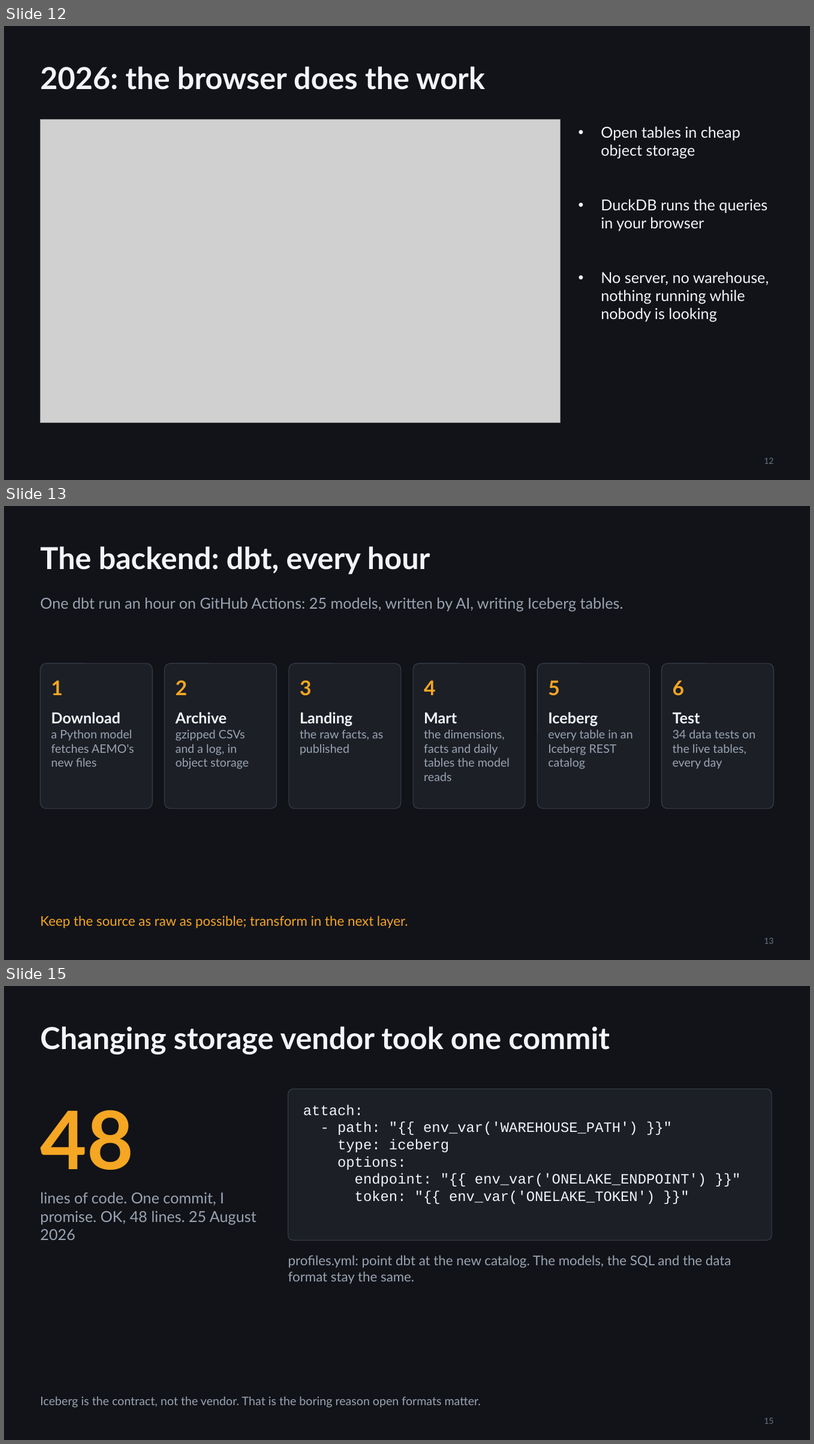
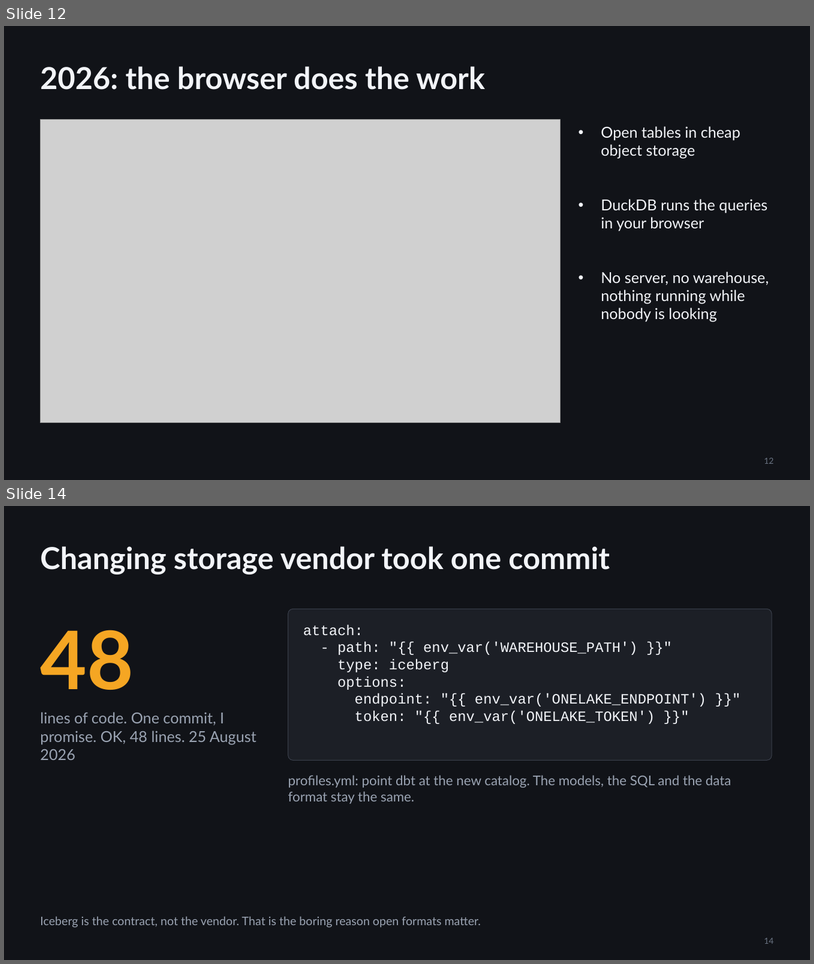
Before and after one commit to djouallah/presentations, a slide deck: analytics-as-code/analytics-as-code.pptx. Shown one above the other, each under a label of ours: slides 12, 13 and 15 before the commit, slides 12 and 14 after it; the slides between them are not shown. The pictures are 814x1444 and 814x964 pixels, drawn with LibreOffice and Linux fonts; fonts in the diff are those of the drawing; grey boxes stand for pictures. Boxes give left, top, right and bottom in pixels: in the first picture for what was removed or moved away, otherwise in the second. Text is boxed around its words. In the diff, an @@ line names an element or a change of style, - is before the commit and + after.

```diff
--- a/analytics-as-code/analytics-as-code.pptx
+++ b/analytics-as-code/analytics-as-code.pptx
@@ slide 13 removed at (4, 506, 810, 960), background #111318 @@
@@ title removed at (40, 546, 431, 574) @@
-The backend: dbt, every hour
@@ text removed at (40, 597, 624, 611) @@
-One dbt run an hour on GitHub Actions: 25 models, written by AI, writing Iceberg tables.
@@ rounded rectangle removed at (40, 663, 153, 808) @@
@@ rounded rectangle removed at (165, 663, 278, 808) @@
@@ rounded rectangle removed at (289, 663, 401, 808) @@
@@ rounded rectangle removed at (414, 663, 526, 808) @@
@@ rounded rectangle removed at (537, 663, 650, 808) @@
@@ rounded rectangle removed at (662, 663, 775, 808) @@
@@ text removed at (51, 680, 63, 695) @@
-1
@@ text removed at (176, 680, 187, 695) @@
-2
@@ text removed at (300, 680, 311, 696) @@
-3
@@ text removed at (424, 680, 435, 695) @@
-4
@@ text removed at (548, 680, 560, 696) @@
-5
@@ text removed at (673, 680, 684, 696) @@
-6
@@ text removed at (51, 712, 134, 766) @@
-Download
-a Python model fetches AEMO's new files
@@ text removed at (176, 712, 249, 769) @@
-Archive
-gzipped CSVs and a log, in object storage
@@ text removed at (300, 712, 383, 755) @@
-Landing
-the raw facts, as published
@@ text removed at (424, 712, 510, 781) @@
-Mart
-the dimensions, facts and daily tables the model reads
@@ text removed at (548, 712, 633, 769) @@
-Iceberg
-every table in an Iceberg REST catalog
@@ text removed at (673, 712, 756, 769) @@
-Test
-34 data tests on the live tables, every day
@@ text removed at (40, 915, 408, 928) @@
-Keep the source as raw as possible; transform in the next layer.
@@ page number removed at (764, 937, 774, 943) @@
-13
@@ what was slide 15 is now slide 14 @@
@@ page number at (764, 937, 774, 943): text changed @@
-15
+14
```
Also in this commit, not shown: 5 slides changed, 1 other file.
